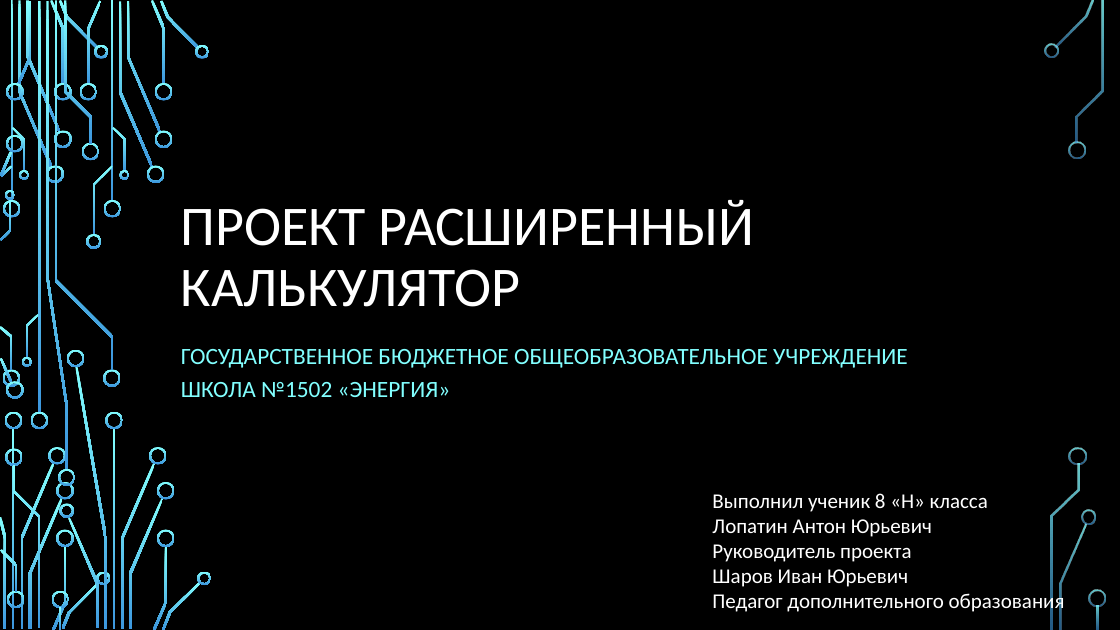
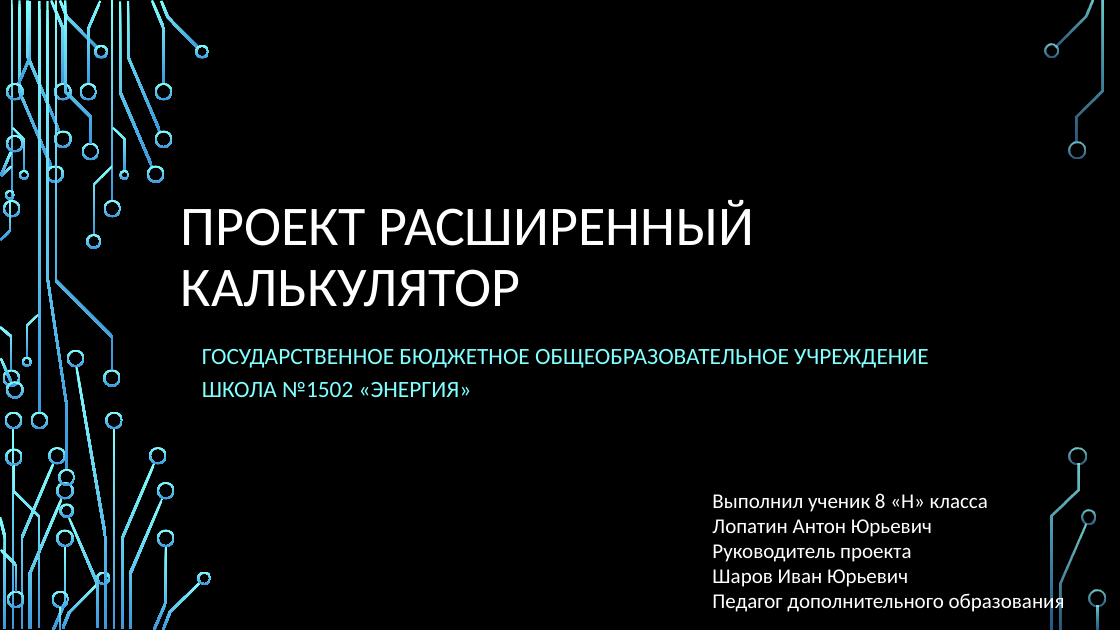
Before and after one commit to PythonSoft-company/RasCalculator_SHIY, a slide deck: slide 1 of Проект доклад.pptx. Drawn at 1120x630 pixels with LibreOffice and Linux fonts; fonts in the diff are those of the drawing; background and template pictures are left out. Boxes give left, top, right and bottom in pixels: in the first picture for what was removed or moved away, otherwise in the second. Text is boxed around its words. In the diff, an @@ line names an element or a change of style, - is before the commit and + after.

```diff
--- a/Проект доклад.pptx
+++ b/Проект доклад.pptx
@@ subtitle "ГОСУДАРСТВЕННОЕ БЮДЖЕТНОЕ ОБЩЕОБРАЗОВАТЕЛЬНОЕ УЧРЕЖДЕНИЕ ШКО ..." at (x1=202, y1=349, x2=929, y2=397): indent changed @@
```
Also in this commit, not shown: 1 other slide changed, 1 slide added, 1 slide removed, 14 other files.
